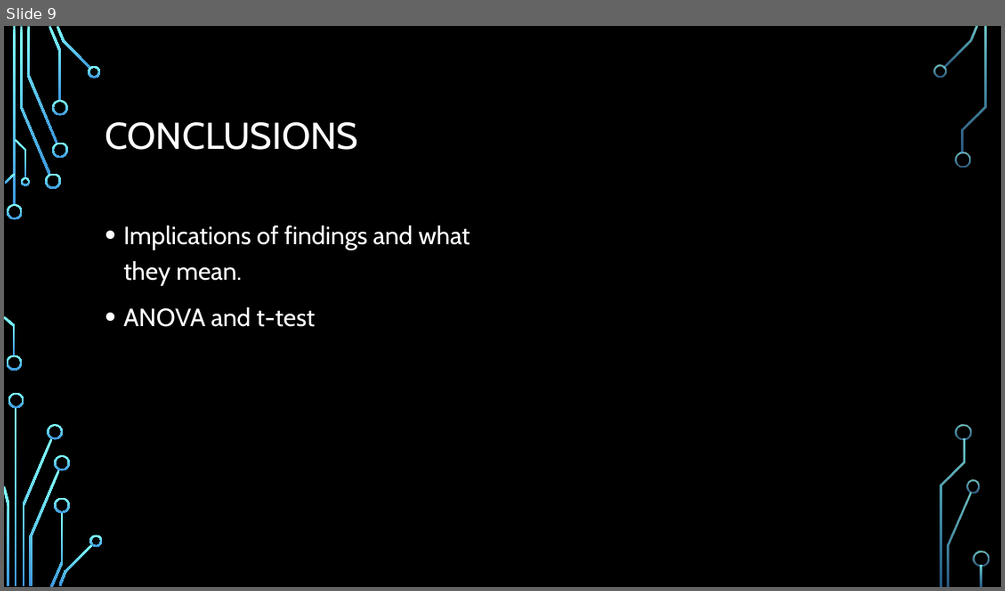
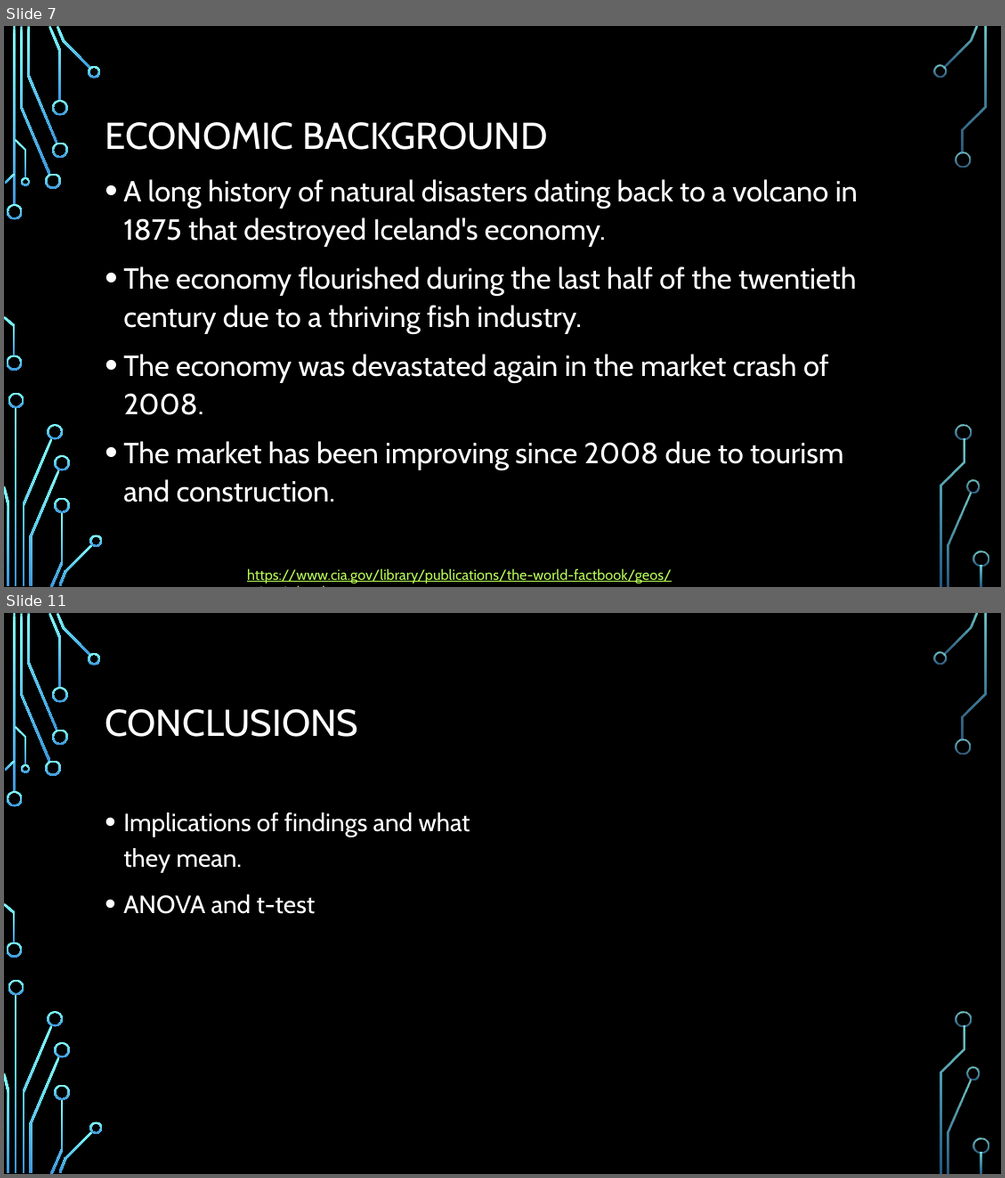
Before and after one commit to kennknisley/project-one-back, a slide deck: Iceland_presentation.pptx. Shown one above the other, each under a label of ours: slide 9 before the commit, slides 7 and 11 after it; the slides between them are not shown. The pictures are 1005x591 and 1005x1178 pixels, drawn with LibreOffice and Linux fonts; fonts in the diff are those of the drawing; background and template pictures are left out. Boxes give left, top, right and bottom in pixels: in the first picture for what was removed or moved away, otherwise in the second. Text is boxed around its words. In the diff, an @@ line names an element or a change of style, - is before the commit and + after.

```diff
--- a/Iceland_presentation.pptx
+++ b/Iceland_presentation.pptx
@@ slide 7 added at [4, 26, 1001, 587], background picture (left out); not listed: 36 template elements that a slide beside it also shows @@
@@ title added at [105, 122, 548, 150], 36 pt, text #FFFFFF @@
+ECONOMIC BACKGROUND
@@ text added at [123, 179, 858, 502], 28 pt, text #FFFFFF @@
+• A long history of natural disasters dating back to a volcano in 1875 that destroyed Iceland's economy.
+• The economy flourished during the last half of the twentieth century due to a thriving fish industry.
+• The economy was devastated again in the market crash of 2008.
+• The market has been improving since 2008 due to tourism and construction.
@@ text added at [247, 568, 672, 583], 14 pt, text #B8FA56, underline @@
+https://www.cia.gov/library/publications/the-world-factbook/geos/print_ic.html
@@ what was slide 9 is now slide 11 @@
```
Also in this commit, not shown: 6 slides changed, 3 other slides added, 2 slides removed, 7 other files.
